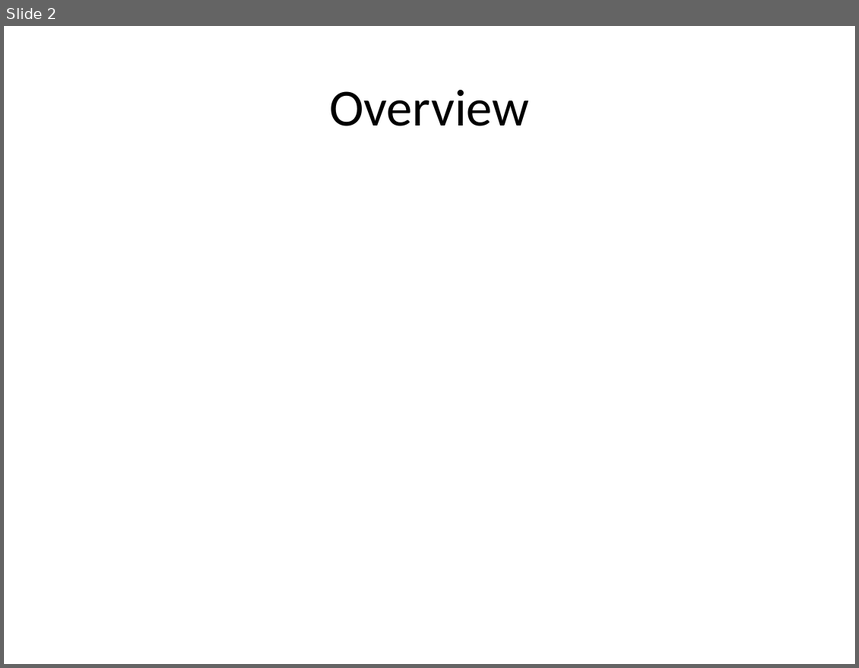
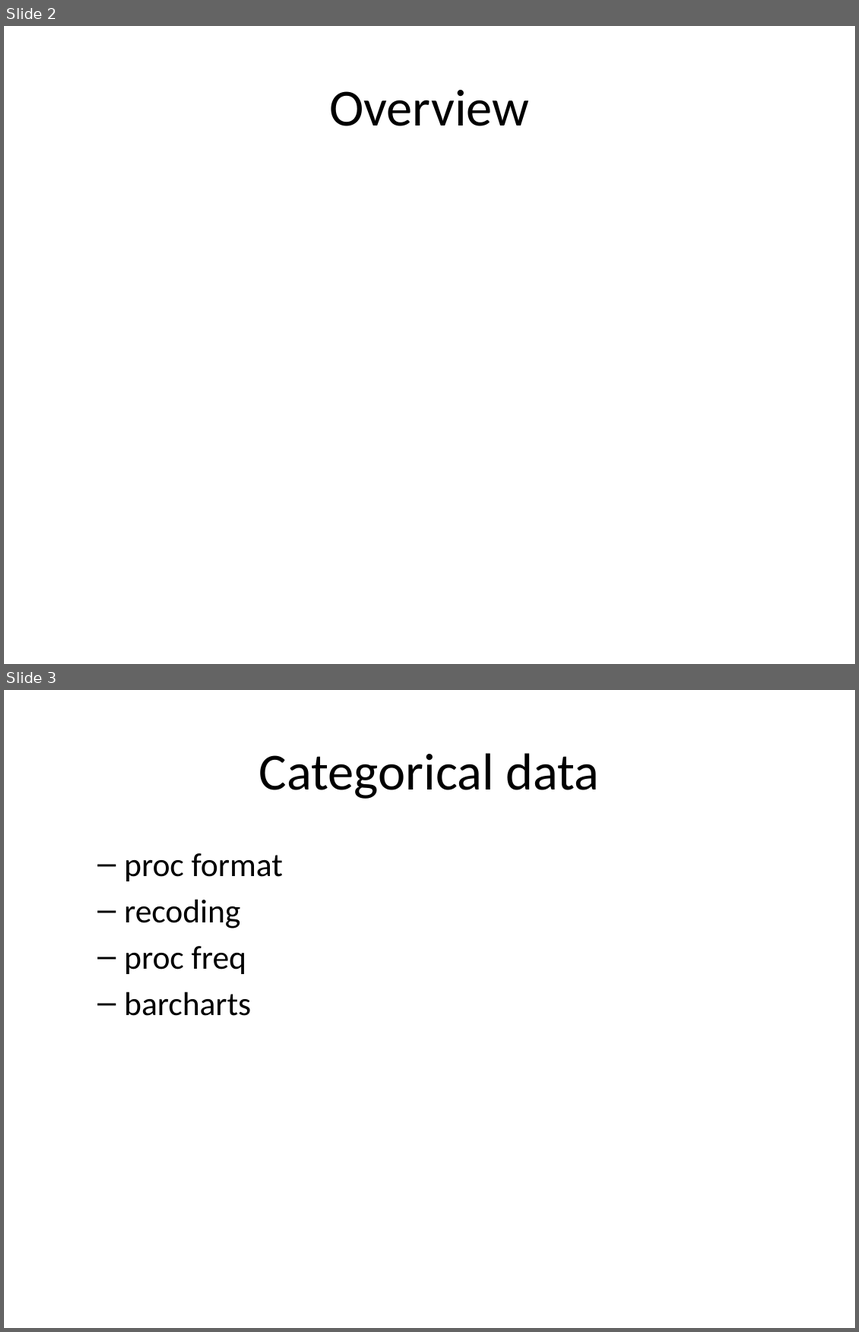
Before and after one commit to pmean/introduction-to-SAS, a slide deck: results/m04-slides-and-speaker-notes.pptx. Shown one above the other, each under a label of ours: slide 2 before the commit, slides 2 and 3 after it. The pictures are 859x668 and 859x1332 pixels, drawn with LibreOffice and Linux fonts; fonts in the diff are those of the drawing. Boxes give left, top, right and bottom in pixels: in the first picture for what was removed or moved away, otherwise in the second. Text is boxed around its words. In the diff, an @@ line names an element or a change of style, - is before the commit and + after.

```diff
--- a/results/m04-slides-and-speaker-notes.pptx
+++ b/results/m04-slides-and-speaker-notes.pptx
@@ slide 3 added at (4,690,855,1328), background #FFFFFF @@
@@ title added at (259,753,599,799), 44 pt, text #000000 @@
+Categorical data
@@ text added at (124,853,283,1016), 28 pt, text #000000 @@
+  – proc format
+  – recoding
+  – proc freq
+  – barcharts
```
Also in this commit, not shown: 13 slides changed, 19 other slides added, 3 slides removed, 18 other files.
